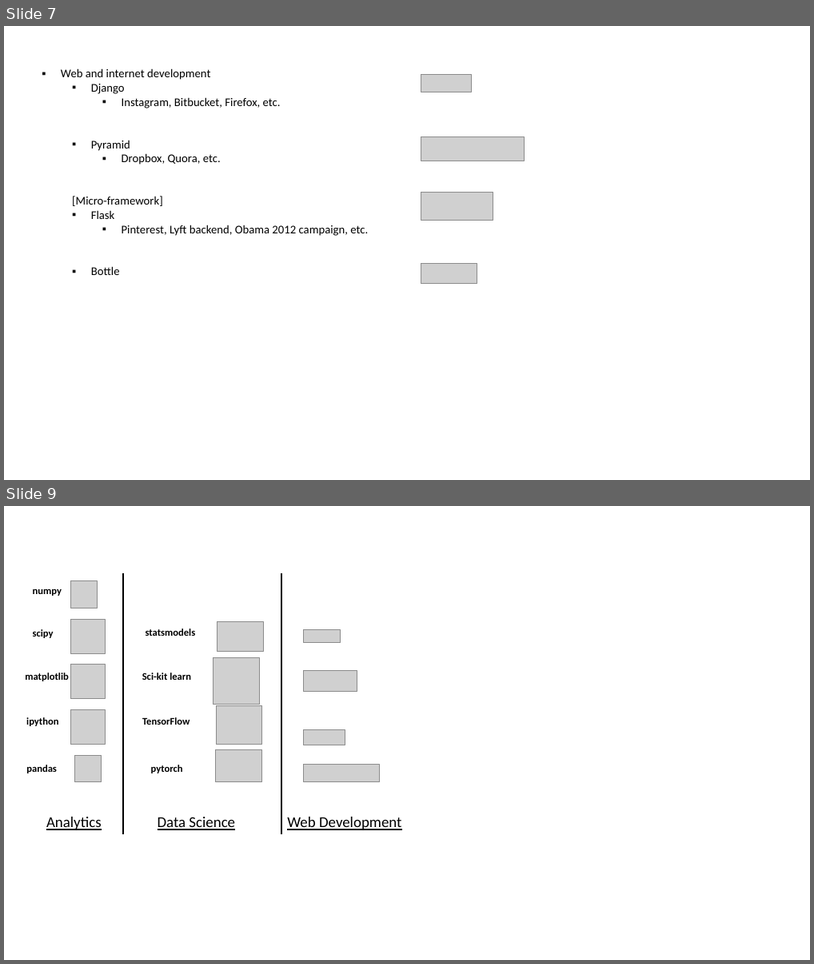
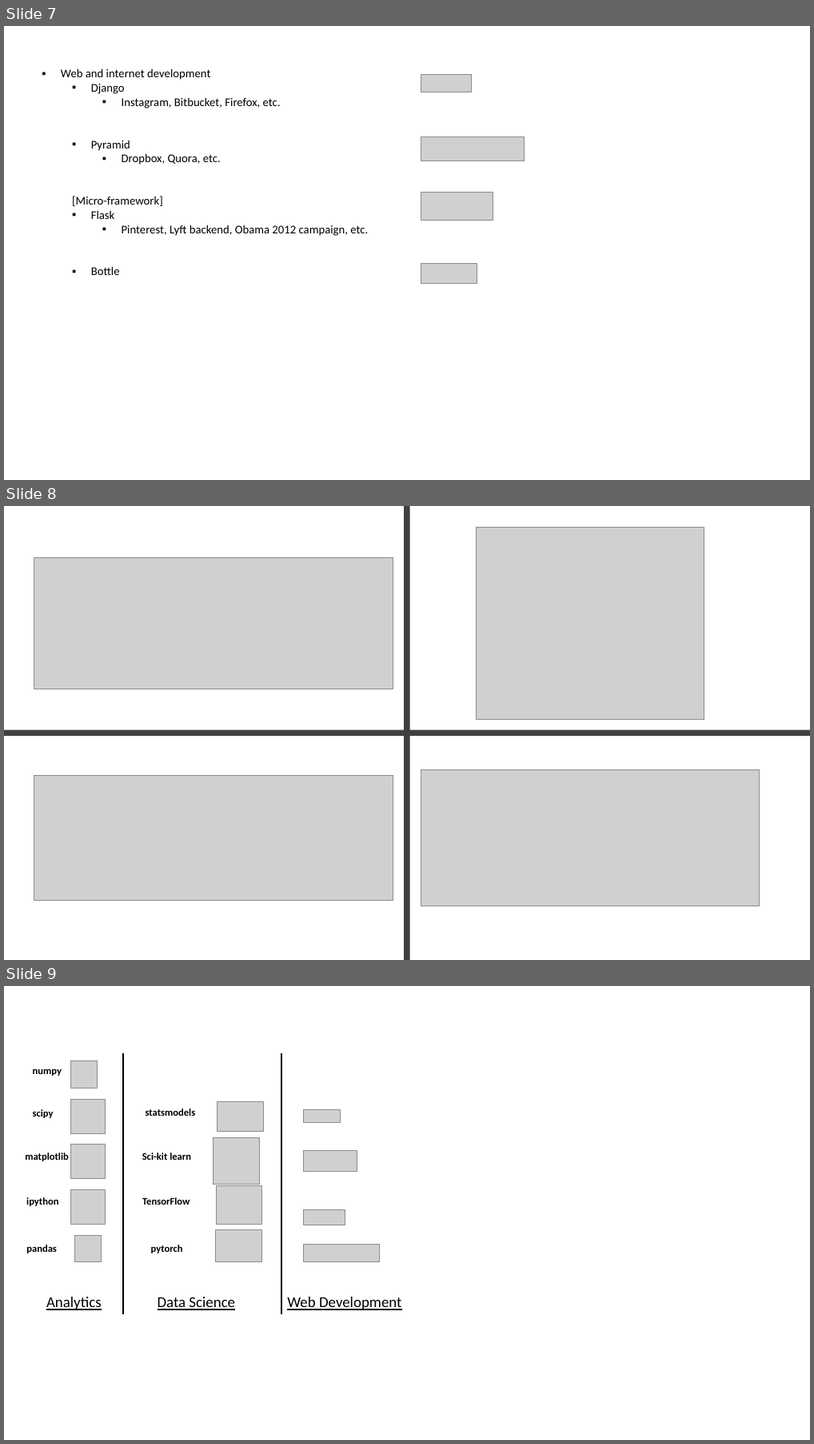
Before and after one commit to xiangshiyin/atl_meetup_20190302, a slide deck: materials/draft.pptx. Shown one above the other, each under a label of ours: slides 7 and 9 before the commit, slides 7, 8 and 9 after it; the slides between them are not shown. The pictures are 814x964 and 814x1444 pixels, drawn with LibreOffice and Linux fonts; fonts in the diff are those of the drawing; grey boxes stand for pictures. Boxes give left, top, right and bottom in pixels: in the first picture for what was removed or moved away, otherwise in the second. Text is boxed around its words. In the diff, an @@ line names an element or a change of style, - is before the commit and + after.

```diff
--- a/materials/draft.pptx
+++ b/materials/draft.pptx
@@ slide 8 added at (x1=4, y1=506, x2=810, y2=960), background #FFFFFF @@
@@ rectangle added at (x1=405, y1=506, x2=410, y2=960), fill #404040 @@
@@ picture added at (x1=477, y1=527, x2=705, y2=720) @@
@@ picture added at (x1=34, y1=558, x2=393, y2=689) @@
@@ rectangle added at (x1=4, y1=730, x2=410, y2=736), fill #404040 @@
@@ rectangle added at (x1=405, y1=730, x2=810, y2=736), fill #404040 @@
@@ picture added at (x1=422, y1=769, x2=759, y2=906) @@
@@ picture added at (x1=34, y1=776, x2=393, y2=900) @@
```
Also in this commit, not shown: 1 slide removed, 3 other files.
